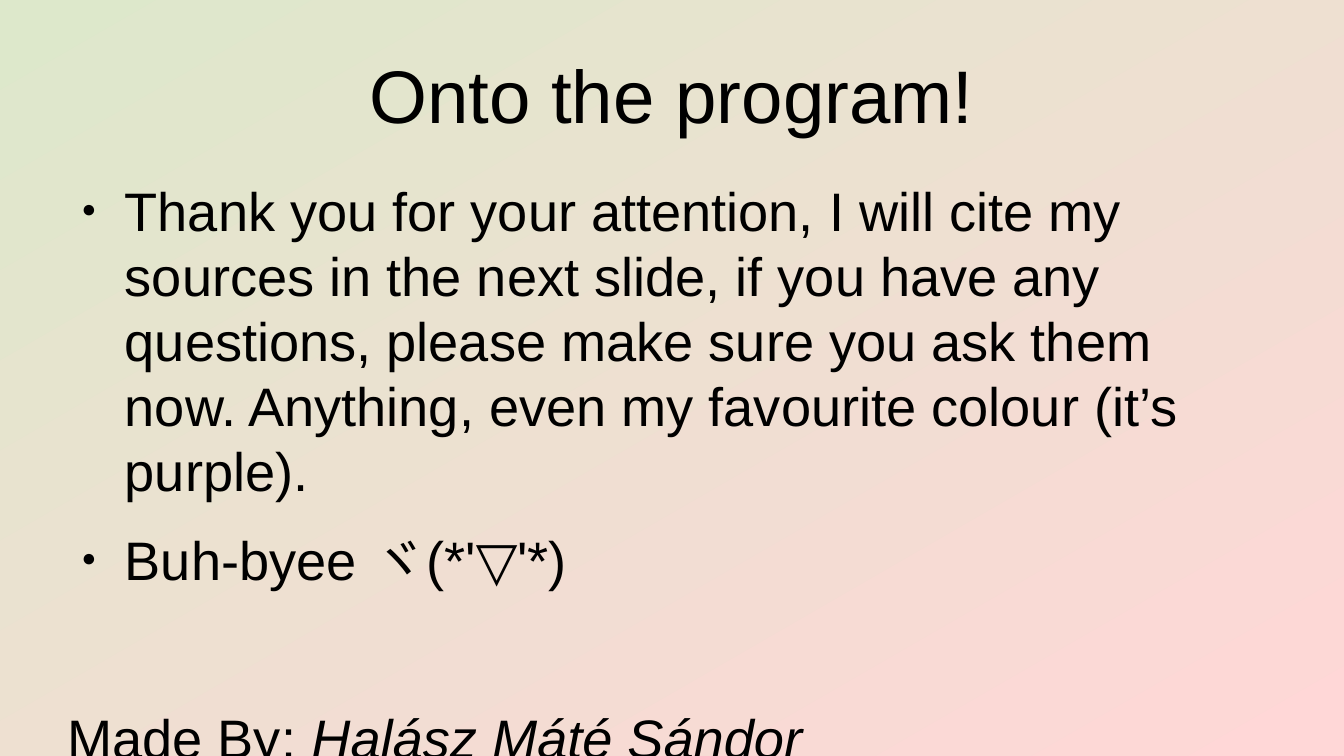
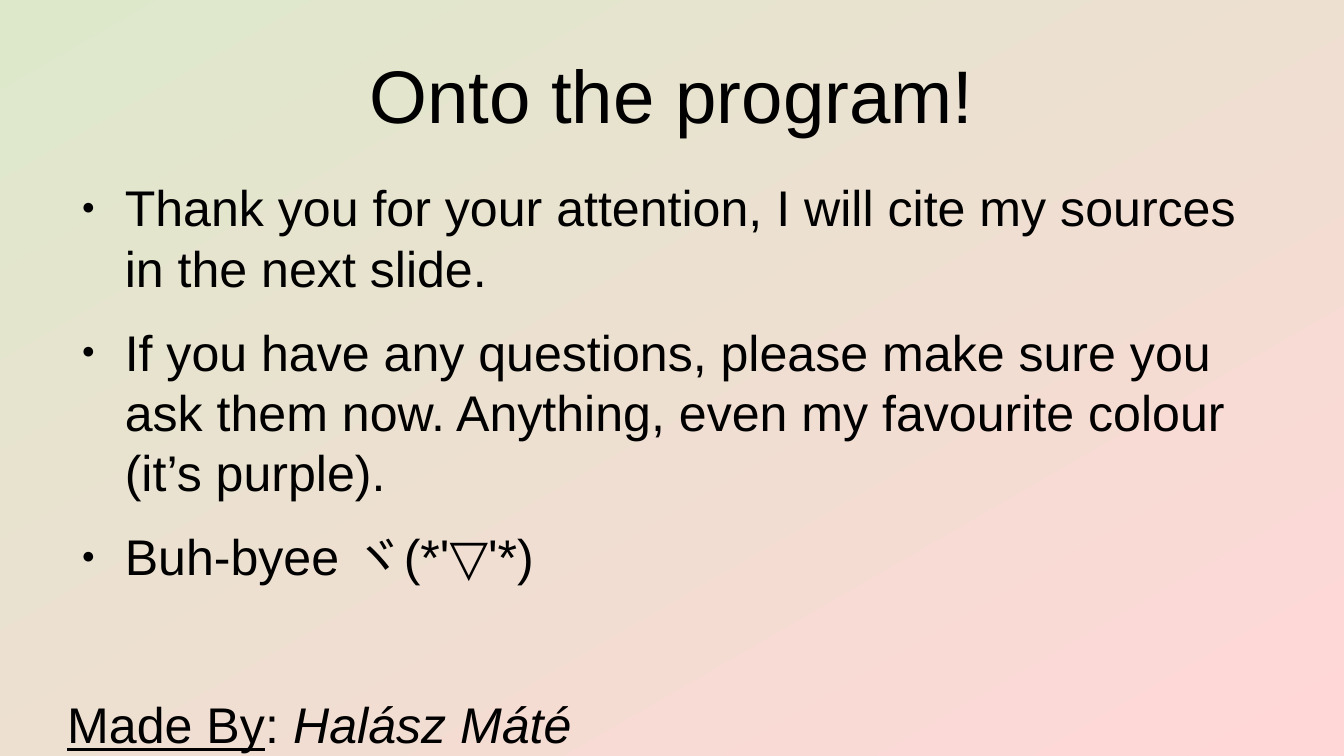
Before and after one commit to HalaszMateSandor-T1TNWL/Graphics, a slide deck: slide 20 of feladat/presentation/AABB_and_collision.odp (slide 15 before the commit). Drawn at 1344x756 pixels with LibreOffice and Linux fonts; fonts in the diff are those of the drawing. Boxes give left, top, right and bottom in pixels: in the first picture for what was removed or moved away, otherwise in the second. Text is boxed around its words. In the diff, an @@ line names an element or a change of style, - is before the commit and + after.

```diff
--- a/feladat/presentation/AABB_and_collision.odp
+++ b/feladat/presentation/AABB_and_collision.odp
@@ text at [125, 189, 1235, 501]: text changed; size 32 to 29.6 pt @@
-● Thank you for your attention, I will cite my sources in the next slide, if you have any questions, please make sure you ask them now. Anything, even my favourite colour (it’s purple).
+● Thank you for your attention, I will cite my sources in the next slide.
+● If you have any questions, please make sure you ask them now. Anything, even my favourite colour (it’s purple).
@@ text at [125, 538, 450, 586]: size 32 to 29.6 pt in "Buh-byee ヾ(*'▽'*)" @@
@@ text at [293, 706, 571, 744]: text changed; size 32 to 29.6 pt @@
-Made By: Halász Máté Sándor
+Made By: Halász Máté
```
Also in this commit, not shown: 3 other slides changed, 5 slides added, 7 other files.
